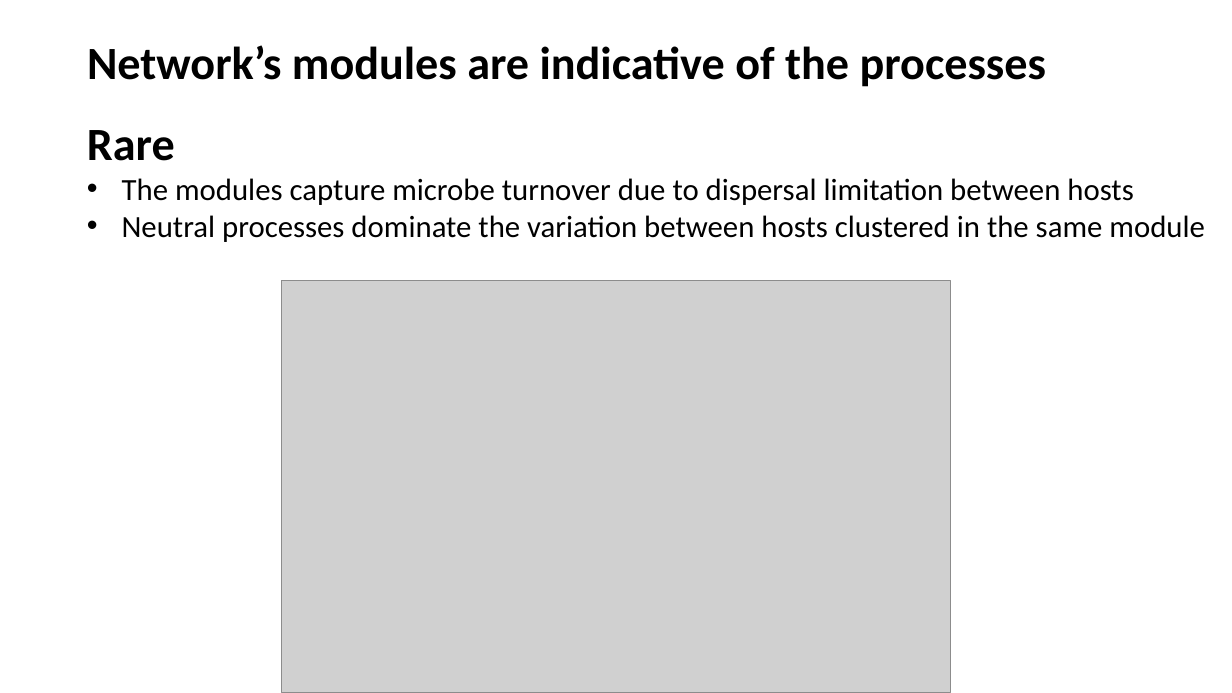
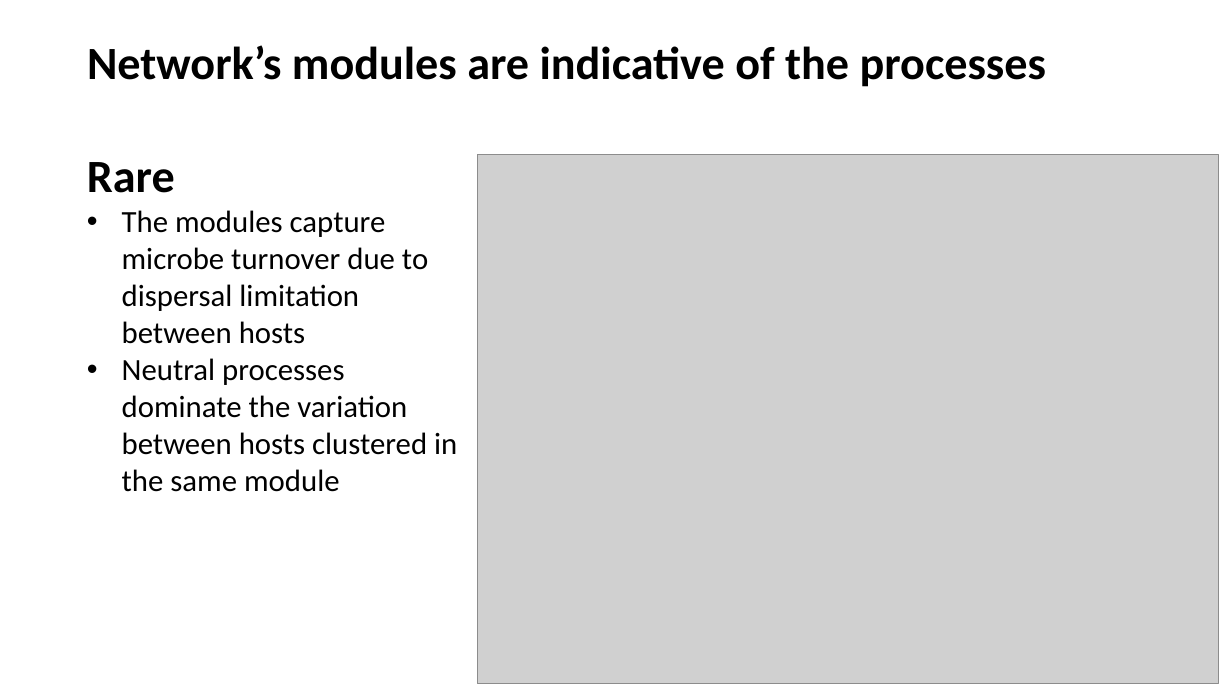
Before and after one commit to Ecological-Complexity-Lab/Microbiome_Structure_Madagascar, a slide deck: slide 19 of presentations/project story.pptx (slide 18 before the commit). Drawn at 1232x693 pixels with LibreOffice and Linux fonts; fonts in the diff are those of the drawing; grey boxes stand for pictures. Boxes give left, top, right and bottom in pixels: in the first picture for what was removed or moved away, otherwise in the second. Text is boxed around its words. In the diff, an @@ line names an element or a change of style, - is before the commit and + after.

```diff
--- a/presentations/project story.pptx
+++ b/presentations/project story.pptx
@@ text "Rare" rewrapped from box(87, 130, 1205, 242) to box(87, 162, 457, 492) @@
@@ picture added at box(477, 154, 1218, 684) @@
@@ picture removed at box(282, 281, 950, 693) @@
```
Also in this commit, not shown: 12 other slides changed, 3 slides added, 10 slides removed, 1 other file.
